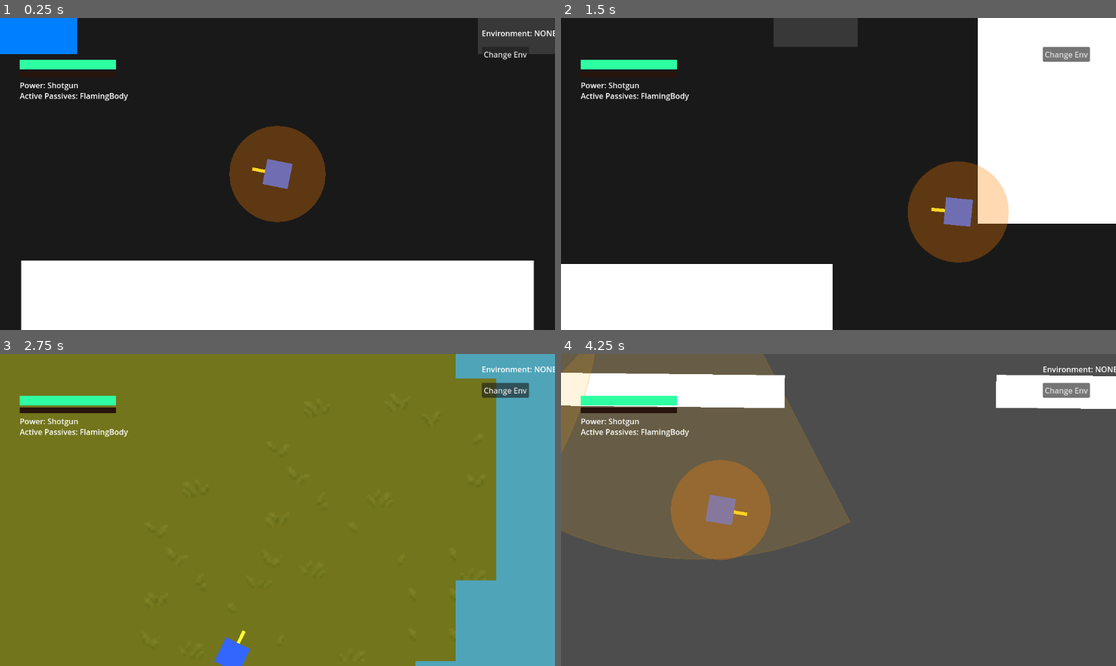
Above: before the commit, frames 1-4 (two rows, left to right).
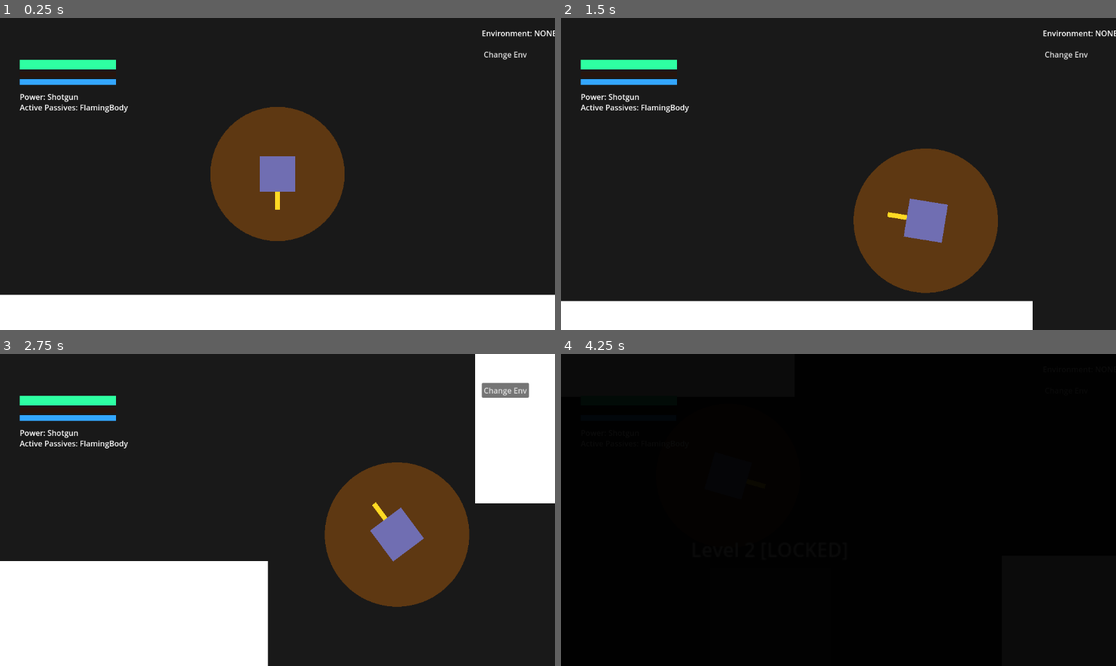
Above: after the commit, the same moments.

Repository: chimoochi/flash-fire
Game: Godot game, scene res://levels/lobby.tscn
The game is run twice, just before and just after one commit, with the same random seed, the same clock (stepped at 60 frames per second) and the same inputs.
Inputs (mouse positions are in pixels of both pictures, inside the frame that each line leads up to):
- Up to frame 1 (0.25 s): no input
- Up to frame 2 (1.5 s): tap Enter at 0.5, 0.6 s; move the mouse to (960, 158) at 0.52 s; hold D (MoveRight) 0.53-1.28 s; click (960, 158) at 0.67 s; tap E at 0.8, 1.35 s; move the mouse to (727, 189) at 1.27 s; hold S (MoveDown) from 1.28 s (still down); click (727, 189) at 1.42 s
- Up to frame 3 (2.75 s): tap L at 1.55, 2.1 s; move the mouse to (333, 441) at 2.02 s; release S (MoveDown) at 2.03 s; hold D (MoveRight) from 2.03 s (still down); click (333, 441) at 2.17 s; tap Enter at 2.3 s
- Up to frame 4 (4.25 s): move the mouse to (810, 572) at 2.77 s; release D (MoveRight) at 2.78 s; hold W (MoveUp) 2.78-3.53 s; tap Q (Dash, bound only after the commit) at 2.85 s; click (810, 572) at 2.92 s; tap E at 3.05 s; move the mouse to (1005, 556) at 3.52 s; hold A (MoveLeft) from 3.53 s (still down); tap Shift (Dash, bound only before the commit) at 3.6 s; click (1005, 556) at 3.67 s; tap L at 3.8 s

The runs differ from the first frame. In frame 1, 19% of the frame differs, in the area x 0-100%, y 0-100%; in frame 2, 34%; in frame 3, 99%; in frame 4, 100%.

Commit message:
adjustments

Diff:
--- /dev/null
+++ b/GodotGame/core/cutscene/CutscenePlayer.gd
@@ -0,0 +1,97 @@
+class_name CutscenePlayer
+extends CanvasLayer
+
+@export var lines: Array[String] = ["..."]
+@export var auto_advance: bool = false
+@export var auto_advance_delay: float = 3.0
+
+var _current_index: int = 0
+
+var _bg: ColorRect
+var _speaker_label: Label
+var _body_label: Label
+var _hint_label: Label
+var _box: ColorRect
+
+func _ready() -> void:
+	layer = 10
+	_build_ui()
+	_show_line(0)
+
+func _build_ui() -> void:
+	_bg = ColorRect.new()
+	_bg.color = Color(0, 0, 0, 0.45)
+	_bg.set_anchors_preset(Control.PRESET_FULL_RECT)
+	_bg.mouse_filter = Control.MOUSE_FILTER_IGNORE
+	add_child(_bg)
+
+	_box = ColorRect.new()
+	_box.color = Color(0.05, 0.05, 0.08, 0.92)
+	_box.set_anchors_preset(Control.PRESET_BOTTOM_WIDE)
+	_box.offset_top = -180
+	_box.offset_bottom = -20
+	_box.offset_left = 60
+	_box.offset_right = -60
+	add_child(_box)
+
+	_speaker_label = Label.new()
+	_speaker_label.add_theme_font_size_override("font_size", 16)
+	_speaker_label.add_theme_color_override("font_color", Color(0.8, 0.75, 0.4))
+	_speaker_label.position = Vector2(16, 10)
+	_box.add_child(_speaker_label)
+
+	_body_label = Label.new()
+	_body_label.autowrap_mode = TextServer.AUTOWRAP_WORD_SMART
+	_body_label.add_theme_font_size_override("font_size", 20)
+	_body_label.set_anchors_preset(Control.PRESET_FULL_RECT)
+	_body_label.offset_left = 16
+	_body_label.offset_right = -16
+	_body_label.offset_top = 36
+	_body_label.offset_bottom = -36
+	_box.add_child(_body_label)
+
+	_hint_label = Label.new()
+	_hint_label.text = "[ Space / Click to continue ]"
+	_hint_label.add_theme_font_size_override("font_size", 13)
+	_hint_label.add_theme_color_override("font_color", Color(0.45, 0.45, 0.45))
+	_hint_label.set_anchors_preset(Control.PRESET_BOTTOM_RIGHT)
+	_hint_label.offset_left = -280
+	_hint_label.offset_bottom = -10
+	_hint_label.offset_top = -30
+	_box.add_child(_hint_label)
+
+func _show_line(index: int) -> void:
+	if index >= lines.size():
+		MapService.next_level()
+		return
+
+	var raw: String = lines[index]
+	if ":" in raw:
+		var colon := raw.find(":")
+		_speaker_label.text = raw.substr(0, colon).strip_edges()
+		_body_label.text = raw.substr(colon + 1).strip_edges()
+	else:
+		_speaker_label.text = ""
+		_body_label.text = raw
+
+	if auto_advance:
+		_hint_label.text = ""
+		await get_tree().create_timer(auto_advance_delay).timeout
+		_advance()
+	else:
+		_hint_label.text = "[ Space / Click to continue ]"
+
+func _advance() -> void:
+	_current_index += 1
+	_show_line(_current_index)
+
+func _input(event: InputEvent) -> void:
+	if auto_advance:
+		return
+	if event is InputEventKey and event.pressed and not event.echo:
+		if event.keycode in [KEY_SPACE, KEY_ENTER, KEY_E]:
+			get_viewport().set_input_as_handled()
+			_advance()
+	elif event is InputEventMouseButton and event.pressed and event.button_index == MOUSE_BUTTON_LEFT:
+		get_viewport().set_input_as_handled()
+		_advance()
--- /dev/null
+++ b/GodotGame/core/cutscene/StageScene.gd
@@ -0,0 +1,9 @@
+class_name StageScene
+extends Node2D
+
+func _ready() -> void:
+	# minigame setup runs here
+	pass
+
+func finish() -> void:
+	MapService.next_level()
--- a/GodotGame/core/level_manager.gd
+++ b/GodotGame/core/level_manager.gd
@@ -7,10 +7,18 @@
 func _process(_delta: float) -> void:
 	if _level_cleared:
 		return
-	var enemies = get_tree().get_nodes_in_group("EnemyUnit")
-	if enemies.size() == 0:
+	if get_tree().get_nodes_in_group("EnemyUnit").size() == 0:
 		_level_cleared = true
-		print("LevelManager: all enemies dead, changing map")
 		if level_name != "":
 			MapService.complete_level(level_name)
-		MapService.change_map("res://levels/lobby.tscn")
+		MapService.advance_to(_next_level_path())
+
+func _next_level_path() -> String:
+	var current := MapService.current_map_scene
+	var fname := current.get_file().get_basename()
+	if fname.begins_with("level") and fname.substr(5).is_valid_int():
+		var num := fname.substr(5).to_int() + 1
+		var next := "res://levels/level%d.tscn" % num
+		if ResourceLoader.exists(next):
+			return next
+	return "res://levels/lobby.tscn"
--- a/GodotGame/core/services/CameraService.gd
+++ b/GodotGame/core/services/CameraService.gd
@@ -2,7 +2,7 @@
 
 
 var trauma: float = 0.0
-var target_zoom: Vector2 = Vector2(1.75, 1.75)
+var target_zoom: Vector2 = Vector2(2.5, 2.5)
 var current_camera: Camera2D
 
 var decay: float = 1.5
--- a/GodotGame/core/services/MapService.gd
+++ b/GodotGame/core/services/MapService.gd
@@ -1,53 +1,136 @@
 extends Node
-
 
 var player_data: Dictionary = {}
 var current_map_scene: String = "res://levels/lobby.tscn"
 var completed_levels: Array[String] = []
 
-func _ready():
-	print("Ready")
+var _destination: String = ""
+var _queue: Array[String] = []
+var _transitioning: bool = false
+
+var _canvas_layer: CanvasLayer
+var _fade_overlay: ColorRect
+
+func _ready() -> void:
+	_setup_fade()
+
+func _setup_fade() -> void:
+	_canvas_layer = CanvasLayer.new()
+	_canvas_layer.layer = 128
+	add_child(_canvas_layer)
+
+	_fade_overlay = ColorRect.new()
+	_fade_overlay.color = Color.BLACK
+	_fade_overlay.modulate.a = 0.0
+	_fade_overlay.mouse_filter = Control.MOUSE_FILTER_IGNORE
+	_canvas_layer.add_child(_fade_overlay)
+
+	await get_tree().process_frame
+	_resize_overlay()
+	get_viewport().size_changed.connect(_resize_overlay)
+
+func _resize_overlay() -> void:
+	if _fade_overlay and get_viewport():
+		_fade_overlay.size = get_viewport().get_visible_rect().size
+		_fade_overlay.position = Vector2.ZERO
 
 func complete_level(level_name: String) -> void:
 	if level_name not in completed_levels:
 		completed_levels.append(level_name)
-		print("Level completed: ", level_name)
 
 func is_level_completed(level_name: String) -> bool:
 	return level_name in completed_levels
 
-
-func save_player_status(player: Node2D):
+func save_player_status(player: Node2D) -> void:
 	if is_instance_valid(player):
 		player_data["health"] = player.PlayerState["health"]
 		player_data["equipped_power"] = player.equipped_power
 		player_data["passives"] = player.PlayerState["passives"].duplicate()
-		print("saved ", player_data)
 
-
-func restore_player_status(player: Node2D):
+func restore_player_status(player: Node2D) -> void:
 	if is_instance_valid(player) and not player_data.is_empty():
 		player.PlayerState["health"] = player_data["health"]
 		player.equipped_power = player_data["equipped_power"]
 		player.PlayerState["passives"] = player_data["passives"].duplicate()
-
 		if player.health_bar:
 			player.health_bar.set_health(player.PlayerState["health"])
 		if player.power_label:
 			player.power_label.text = "Power: " + player.equipped_power.name
-
 		player._equip_weapon_visual()
 		player._update_passive_ui()
 
-		print("restored")
-
-
-func change_map(target_scene_path: String):
-	var tree = get_tree()
-
-	var players = tree.get_nodes_in_group("Player")
+func advance_to(destination: String) -> void:
+	if _transitioning:
+		return
+	var players := get_tree().get_nodes_in_group("Player")
 	if players.size() > 0:
 		save_player_status(players[0])
 
-	current_map_scene = target_scene_path
-	tree.change_scene_to_file(target_scene_path)
+	var from_num := _get_level_number(current_map_scene)
+	var to_num := _get_level_number(destination)
+	_queue = _find_between(from_num, to_num)
+	_destination = destination
+
+	var first: String = _queue.pop_front() if not _queue.is_empty() else destination
+	_load_scene(first)
+
+func next_level() -> void:
+	var next: String = _queue.pop_front() if not _queue.is_empty() else _destination
+	if next != "":
+		_load_scene(next)
+
+func change_map(target_scene_path: String) -> void:
+	advance_to(target_scene_path)
+
+func _load_scene(scene_path: String) -> void:
+	_transitioning = true
+	_fade_overlay.mouse_filter = Control.MOUSE_FILTER_STOP
+
+	var out := create_tween()
+	out.tween_property(_fade_overlay, "modulate:a", 1.0, 0.5).set_trans(Tween.TRANS_SINE)
+	await out.finished
+
+	current_map_scene = scene_path
+	get_tree().change_scene_to_file(scene_path)
+
+	await get_tree().process_frame
+	await get_tree().process_frame
+	_resize_overlay()
+
+	var in_t := create_tween()
+	in_t.tween_property(_fade_overlay, "modulate:a", 0.0, 0.5).set_trans(Tween.TRANS_SINE)
+	await in_t.finished
+
+	_fade_overlay.mouse_filter = Control.MOUSE_FILTER_IGNORE
+	_transitioning = false
+
+func _get_level_number(scene_path: String) -> float:
+	var fname := scene_path.get_file().get_basename()
+	if not fname.begins_with("level"):
+		return -1.0
+	var rest := fname.substr(5)
+	if "_" in rest:
+		var parts := rest.split("_")
+		if parts.size() >= 2 and parts[0].is_valid_int() and parts[1].is_valid_int():
+			return float(parts[0]) + float(parts[1]) / 10.0
+	elif rest.is_valid_int():
+		return float(rest)
+	return -1.0
+
+func _find_between(from_num: float, to_num: float) -> Array[String]:
+	var result: Array[String] = []
+	if from_num < 0.0 or to_num < 0.0:
+		return result
+	var from_int := int(round(from_num))
+	var to_int := int(round(to_num))
+	if not is_equal_approx(from_num, float(from_int)):
+		return result
+	if not is_equal_approx(to_num, float(to_int)):
+		return result
+	if to_int != from_int + 1:
+		return result
+	for i in range(1, 10):
+		var path := "res://levels/level%d_%d.tscn" % [from_int, i]
+		if ResourceLoader.exists(path):
+			result.append(path)
+	return result
--- a/GodotGame/enemy/enemy_base.gd
+++ b/GodotGame/enemy/enemy_base.gd
@@ -4,7 +4,7 @@
 signal killed_by_player(power: Dictionary, passive_name: String)
 signal died
 
-@export var move_speed := 250.0
+@export var move_speed := 175.0
 @export var turn_speed := 8.0
 @export var enemy_level: String = "level1"
 
--- /dev/null
+++ b/GodotGame/levels/level1_5.tscn
@@ -0,0 +1,6 @@
+[gd_scene load_steps=2 format=3 uid="uid://0q26hseu155c"]
+
+[ext_resource type="Script" uid="uid://c0q0437pox5po" path="res://core/cutscene/StageScene.gd" id="1_stage"]
+
+[node name="Level1_5" type="Node2D"]
+script = ExtResource("1_stage")
--- a/GodotGame/levels/lobby.tscn
+++ b/GodotGame/levels/lobby.tscn
@@ -1,8 +1,8 @@
-[gd_scene load_steps=4 format=3]
+[gd_scene load_steps=4 format=3 uid="uid://bcve6gx378akl"]
 
-[ext_resource type="PackedScene" path="res://player/player.tscn" id="1_player"]
+[ext_resource type="PackedScene" uid="uid://bq3nv1n2jji1h" path="res://player/player.tscn" id="1_player"]
 [ext_resource type="PackedScene" path="res://environment/portal.tscn" id="2_portal"]
-[ext_resource type="PackedScene" path="res://environment/wall.tscn" id="3_wall"]
+[ext_resource type="PackedScene" uid="uid://buq31qg2ywauu" path="res://environment/wall.tscn" id="3_wall"]
 
 [node name="Lobby" type="Node2D"]
 
--- a/GodotGame/player/player.gd
+++ b/GodotGame/player/player.gd
@@ -1,9 +1,14 @@
 extends CharacterBody2D
 
 
-var MAX_SPEED = 600.0
+var MAX_SPEED = 300.0
+var SPRINT_SPEED = 600.0
 var ACCELERATION = 3000.0
-var FRICTION = 6000.0
+var FRICTION = 4000.0
+
+const SPRINT_STAMINA_DRAIN = 15.0
+const STAMINA_REGEN_RATE = 20.0
+const STAMINA_REGEN_DELAY = 1.5
 
 const DASH_COOLDOWN = 0.8
 const MELEE_DAMAGE = 25
@@ -66,6 +71,9 @@
 	"adrenaline": 0.0,
 	"max_adrenaline": 100.0,
 	"is_empowered": false,
+
+	"stamina": 100.0,
+	"max_stamina": 100.0,
 }
 
 const ADRENALINE_DRAIN_RATE := 2.0
@@ -75,7 +83,11 @@
 const EMPOWERED_DAMAGE_MULT := 4.0
 
 var _adrenaline_bar: ProgressBar = null
+var _stamina_bar: ProgressBar = null
+var _stamina_regen_timer: float = 0.0
 var _empowered_tween: Tween = null
+
+var debug_hitboxes: bool = false
 
 func _ready() -> void:
 	motion_mode = CharacterBody2D.MOTION_MODE_FLOATING
@@ -89,7 +101,7 @@
 	add_child(dash_service)
 
 	kill_sound_player = AudioStreamPlayer.new()
-	kill_sound_player.stream = load("res://audio/kill.mp3")
+	kill_sound_player.stream = load("res://gameassets/kill.mp3")
 	add_child(kill_sound_player)
 
 	health_bar.max_value = PlayerState["max_health"]
@@ -119,16 +131,17 @@
 	power_label = Label.new()
 	power_label.text = "Power: " + equipped_power.name
 	power_label.horizontal_alignment = HORIZONTAL_ALIGNMENT_LEFT
-	power_label.position = Vector2(41, 128)
+	power_label.position = Vector2(41, 152)
 	$CanvasLayer.add_child(power_label)
 
 	passive_label = Label.new()
 	passive_label.text = "Active Passives: None"
 	passive_label.horizontal_alignment = HORIZONTAL_ALIGNMENT_LEFT
-	passive_label.position = Vector2(41, 150)
+	passive_label.position = Vector2(41, 174)
 	$CanvasLayer.add_child(passive_label)
 
 	_setup_adrenaline_bar()
+	_setup_stamina_bar()
 
 func _setup_adrenaline_bar() -> void:
 	var bg_style := StyleBoxFlat.new()
@@ -147,6 +160,23 @@
 	_adrenaline_bar.add_theme_stylebox_override("fill", fill_style)
 	$CanvasLayer.add_child(_adrenaline_bar)
 
+func _setup_stamina_bar() -> void:
+	var bg_style := StyleBoxFlat.new()
+	bg_style.bg_color = Color(0.05, 0.1, 0.2)
+
+	var fill_style := StyleBoxFlat.new()
+	fill_style.bg_color = Color(0.2, 0.65, 1.0)
+
+	_stamina_bar = ProgressBar.new()
+	_stamina_bar.custom_minimum_size = Vector2(200, 12)
+	_stamina_bar.max_value = PlayerState["max_stamina"]
+	_stamina_bar.value = PlayerState["stamina"]
+	_stamina_bar.show_percentage = false
+	_stamina_bar.position = Vector2(41, 127)
+	_stamina_bar.add_theme_stylebox_override("background", bg_style)
+	_stamina_bar.add_theme_stylebox_override("fill", fill_style)
+	$CanvasLayer.add_child(_stamina_bar)
+
 func on_passive_added(passive_name: String) -> void:
 	if not PlayerState["passives"].has(passive_name):
 		PlayerState["passives"].append(passive_name)
@@ -179,19 +209,24 @@
 	if direction.length() > 0:
 		direction = direction.normalized()
 
+	var is_sprinting = Input.is_action_pressed("Sprint") and direction != Vector2.ZERO and PlayerState["stamina"] > 0.0
+	_process_stamina(delta, is_sprinting)
+	var current_max_speed = SPRINT_SPEED if is_sprinting else MAX_SPEED
+
+	if debug_hitboxes:
+		melee_pivot.visible = true
+
 	_handle_push_interaction(delta)
-
 
 	push_velocity = push_velocity.move_toward(Vector2.ZERO, PUSH_DECAY * delta)
 
 	if dash_service.is_dashing:
 		dash_service.process_dash_physics(self , delta)
 	else:
-		_handle_movement_physics(direction, delta)
+		_handle_movement_physics(direction, delta, current_max_speed)
 		velocity += push_velocity
 		velocity = velocity.limit_length(MAX_VELOCITY)
 		move_and_slide()
-
 
 	look_at(get_global_mouse_position())
 	_process_adrenaline(delta)
@@ -209,6 +244,18 @@
 	if Input.is_action_pressed("shoot") or Input.is_key_pressed(KEY_SPACE):
 		use_equipped_power()
 
+func _process_stamina(delta: float, is_sprinting: bool) -> void:
+	if is_sprinting:
+		PlayerState["stamina"] = max(0.0, PlayerState["stamina"] - SPRINT_STAMINA_DRAIN * delta)
+		_stamina_regen_timer = STAMINA_REGEN_DELAY
+	else:
+		if _stamina_regen_timer > 0.0:
+			_stamina_regen_timer -= delta
+		else:
+			PlayerState["stamina"] = min(PlayerState["max_stamina"], PlayerState["stamina"] + STAMINA_REGEN_RATE * delta)
+	if _stamina_bar:
+		_stamina_bar.value = PlayerState["stamina"]
+
 func push(force: Vector2) -> void:
 	if dash_service.is_dashing:
 		return
@@ -245,15 +292,17 @@
 				velocity -= push_dir * PLAYER_PUSH_RESISTANCE
 				velocity *= 0.9
 
-func _handle_movement_physics(direction: Vector2, delta: float) -> void:
+func _handle_movement_physics(direction: Vector2, delta: float, max_speed: float = MAX_SPEED) -> void:
 	if direction != Vector2.ZERO:
-		velocity = velocity.move_toward(direction * MAX_SPEED, ACCELERATION * delta)
+		velocity = velocity.move_toward(direction * max_speed, ACCELERATION * delta)
 	else:
 		velocity = velocity.move_toward(Vector2.ZERO, FRICTION * delta)
 
 
 func _input(event: InputEvent) -> void:
 	if event is InputEventKey and event.pressed and not event.echo:
+		if event.keycode == KEY_F1:
+			debug_hitboxes = not debug_hitboxes
 		if event.keycode == KEY_M:
 			music_player.playing = not music_player.playing
 		if event.keycode == KEY_E:
@@ -264,7 +313,7 @@
 
 		if event.keycode == KEY_L:
 			var current_scene = get_tree().current_scene.scene_file_path
-			var next_scene = "res://levels/level2.tscn" if "workspace.tscn" in current_scene else "res://levels/workspace.tscn"
+			var next_scene = "res://level2.tscn" if "workspace.tscn" in current_scene else "res://workspace.tscn"
 			MapService.change_map(next_scene)
 
 	if event is InputEventKey and not event.pressed:
@@ -360,7 +409,7 @@
 	for child in collision_shape.get_children():
 		if child is ColorRect:
 			child.size = hb_size
-			child.position = -hb_size / 2
+			child.position = - hb_size / 2
 
 func _on_node_added(node: Node) -> void:
 	call_deferred("_try_connect_enemy", node)
--- a/GodotGame/project.godot
+++ b/GodotGame/project.godot
@@ -51,10 +51,15 @@
 }
 dash={
 "deadzone": 0.2,
-"events": [Object(InputEventKey,"resource_local_to_scene":fa …(140 unchanged characters)… d":false,"keycode":0,"physical_keycode":4194325,"key_label":0,"unicode":0,"location":0,"echo":false,"script":null)
+"events": [Object(InputEventKey,"resource_local_to_scene":fa …(140 unchanged characters)… d":false,"keycode":0,"physical_keycode":81,"key_label":0,"unicode":113,"location":0,"echo":false,"script":null)
 ]
 }
 Dash={
+"deadzone": 0.2,
+"events": [Object(InputEventKey,"resource_local_to_scene":false,"resource_name":"","device":-1,"window_id":0,"alt_pressed":false,"shift_pressed":false,"ctrl_pressed":false,"meta_pressed":false,"pressed":false,"keycode":0,"physical_keycode":81,"key_label":0,"unicode":113,"location":0,"echo":false,"script":null)
+]
+}
+Sprint={
 "deadzone": 0.2,
 "events": [Object(InputEventKey,"resource_local_to_scene":false,"resource_name":"","device":-1,"window_id":0,"alt_press …(195 unchanged characters)…
 ]
Not shown, added: GodotGame/core/cutscene/CutscenePlayer.gd.uid
Not shown, added: GodotGame/core/cutscene/StageScene.gd.uid
